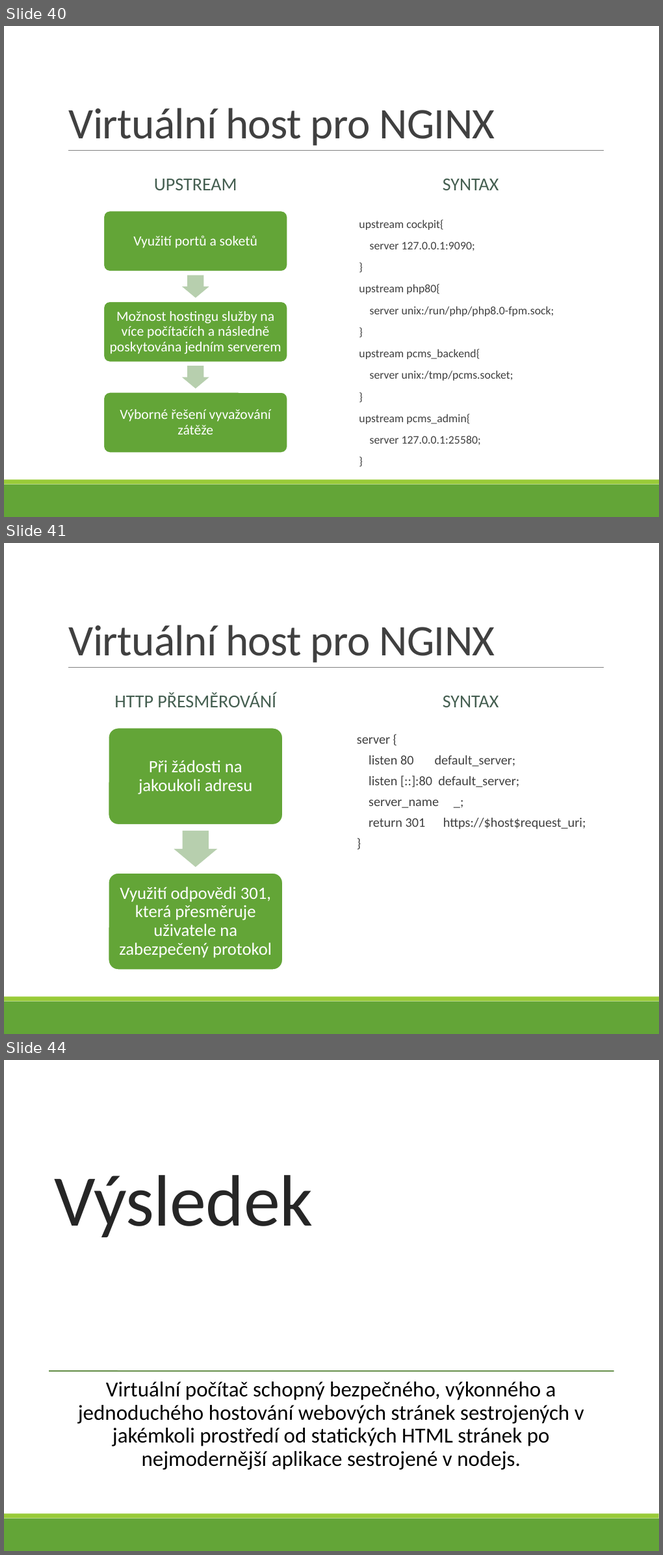
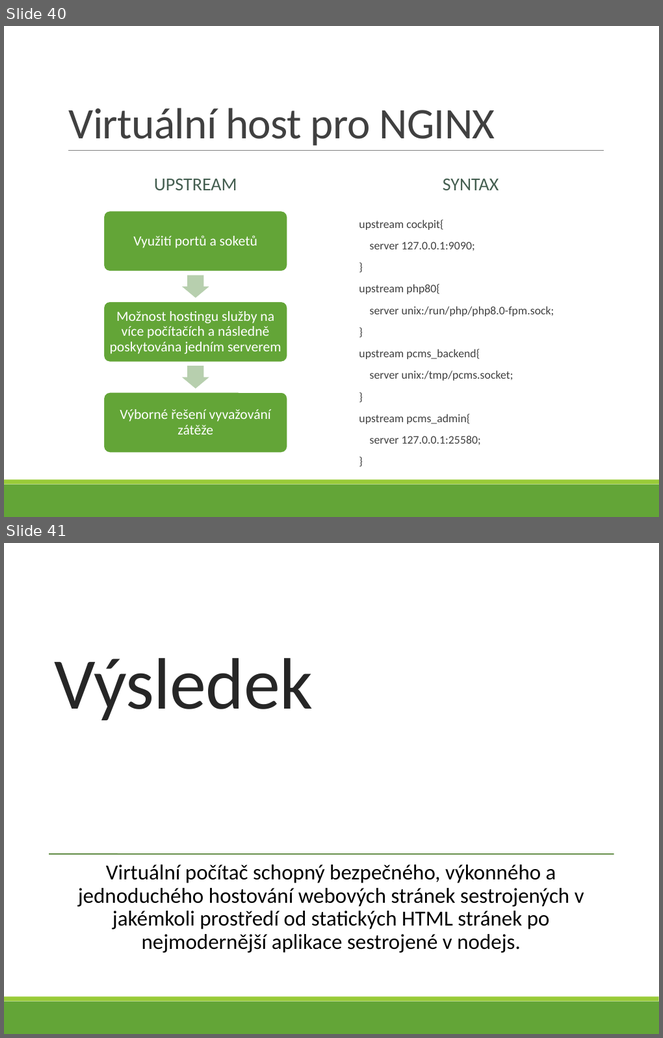
Before and after one commit to bastakka/graduation, a slide deck: Thesis/V4D Bašta Karel - 5 - VMware.pptx. Shown one above the other, each under a label of ours: slides 40, 41 and 44 before the commit, slides 40 and 41 after it; the slides between them are not shown. The pictures are 663x1555 and 663x1038 pixels, drawn with LibreOffice and Linux fonts; fonts in the diff are those of the drawing. Boxes give left, top, right and bottom in pixels: in the first picture for what was removed or moved away, otherwise in the second. Text is boxed around its words. In the diff, an @@ line names an element or a change of style, - is before the commit and + after.

```diff
--- a/Thesis/V4D Bašta Karel - 5 - VMware.pptx
+++ b/Thesis/V4D Bašta Karel - 5 - VMware.pptx
@@ slide 41 removed at (4, 543, 659, 1034), background #FFFFFF; not listed: 3 template elements that a slide beside it also shows @@
@@ title removed at (69, 625, 495, 663) @@
-Virtuální host pro NGINX
@@ text removed at (114, 692, 276, 707) @@
-HTTP PŘESMĚROVÁNÍ
@@ text removed at (443, 696, 499, 707) @@
-SYNTAX
@@ text removed at (357, 737, 586, 830) @@
-  server {
-  listen 80 default_server;
-  listen [::]:80 default_server;
-  server_name _;
-  return 301 https://$host$request_uri;
-  }
@@ group removed at (109, 728, 283, 971): 2 rounded rectangles, 2 texts, 1 right arrow @@
-Při žádosti na jakoukoli adresu
-Využití odpovědi 301, která přesměruje uživatele na zabezpečený protokol
@@ what was slide 44 is now slide 41 @@
```
Also in this commit, not shown: 2 other slides removed.
